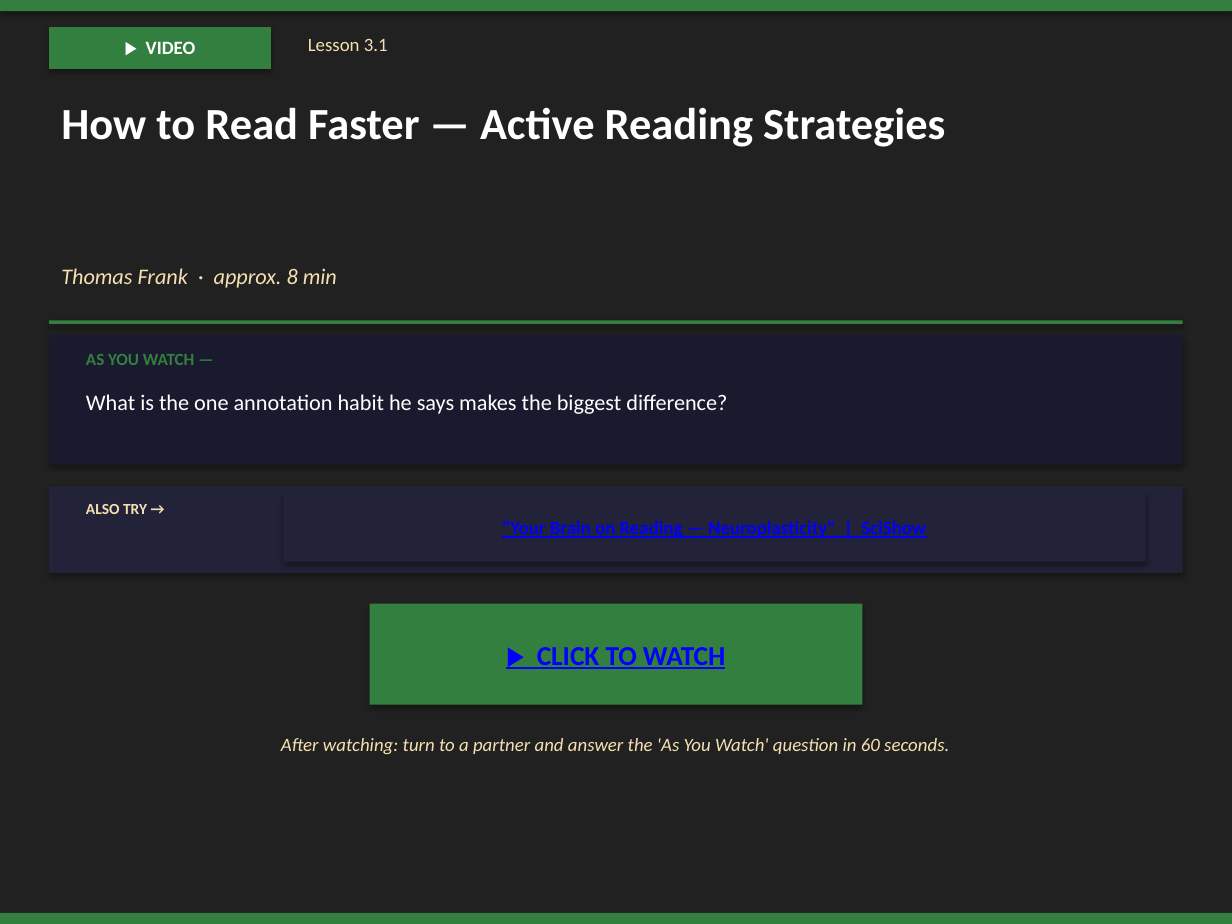
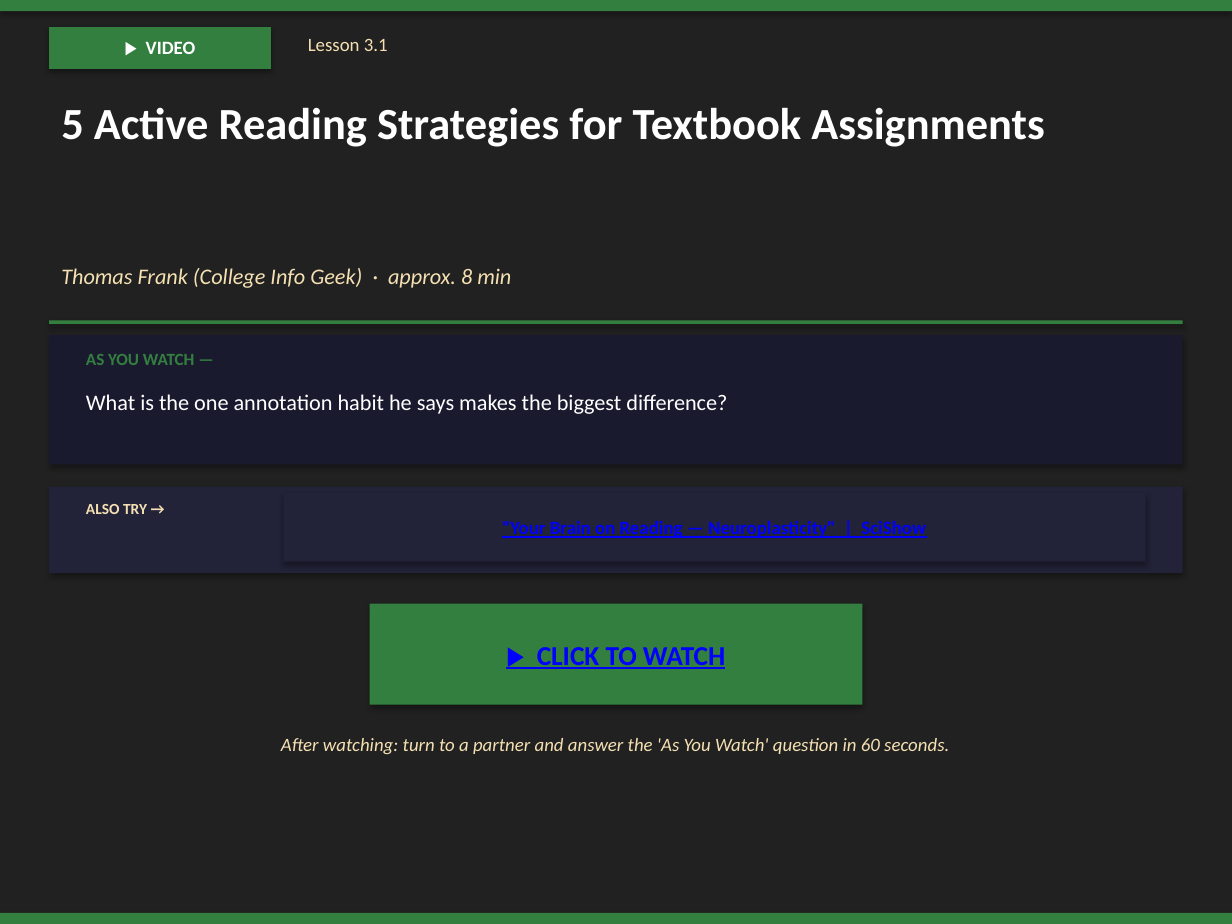
Before and after one commit to milesclawson/test-repo, a slide deck: slide 125 of downloads/warrior_prep_teacher_slides.pptx. Drawn at 1232x924 pixels with LibreOffice and Linux fonts; fonts in the diff are those of the drawing. Boxes give left, top, right and bottom in pixels: in the first picture for what was removed or moved away, otherwise in the second. Text is boxed around its words. In the diff, an @@ line names an element or a change of style, - is before the commit and + after.

```diff
--- a/downloads/warrior_prep_teacher_slides.pptx
+++ b/downloads/warrior_prep_teacher_slides.pptx
@@ text at [61,107,1044,147]: text changed @@
-How to Read Faster — Active Reading Strategies
+5 Active Reading Strategies for Textbook Assignments
@@ text at [61,268,511,288]: text changed @@
-Thomas Frank · approx. 8 min
+Thomas Frank (College Info Geek) · approx. 8 min
```
Also in this commit, not shown: 8 other slides changed, 1 other file.
